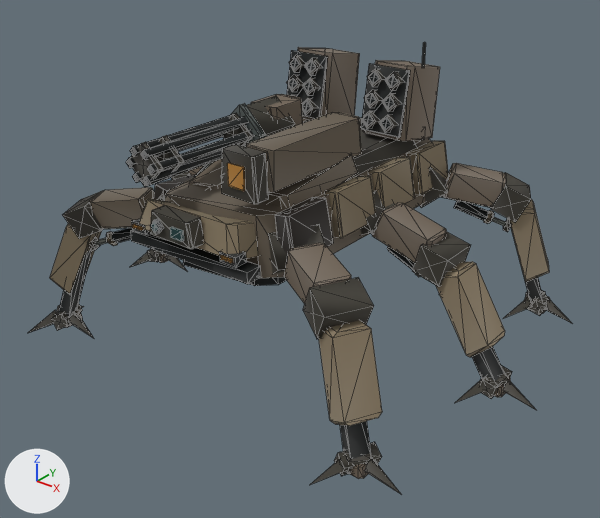
The glTF model assets/ridgeback-mech/derived/meshopt/mx06_d2_lod2.meshopt.glb as it was, and as the next commit left it.
One viewpoint serves both versions: a camera (50 mm lens) standing at (6.4, -8.13, 5.95) and looking at (0.22, -0.4, 1.16). The lights are fixed; the arrows at lower left show +X, +Y and +Z. The first picture is the older version. Mesh edges are drawn as thin lines. Where no turn or scale is listed for an object, it has been applied to the vertices. Vertices at exactly the same position are counted once.

The first picture shows 'MX06_STATIC'.
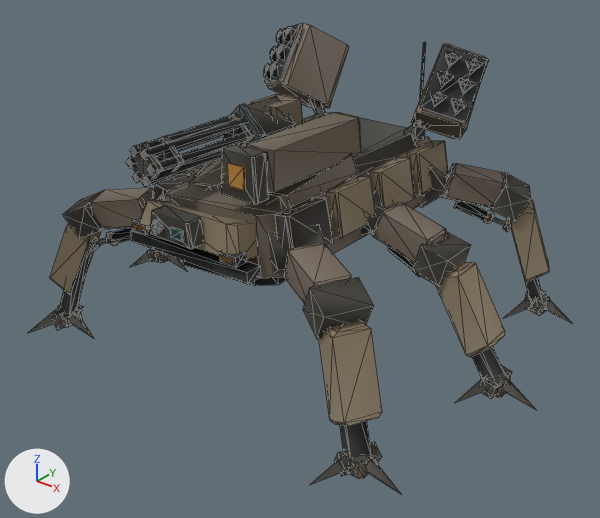
What changed in the scene script:
```text
Change me_mesh_0:
    remove me_mesh_0.from_pydata(...)  # 1830 vertices, 2964 faces; spans x -3.23..3.51, y -2.72..2.72, z 0.0..3.8
    add me_mesh_0.from_pydata(...)  # 1846 vertices, 2980 faces; spans x -3.23..3.51, y -2.72..2.72, z 0.0..3.81
    me_mesh_0 part 1: the loose piece of 10 vertices spanning x 0.43..0.59, y 0.63..0.67, z 2.78..2.95 is turned -79 degrees about the x axis through its middle and scaled by 1.68, then moved by (-0.51, -0.65, -1.54)
    me_mesh_0 part 2: the loose piece of 16 vertices spanning x -1.0..-0.31, y 0.75..1.74, z 2.49..3.56 is multiplied about its middle by the matrix ((0.866, 0.492, -0.09), (-0.418, 0.811, 0.409), (0.274, -0.317, 0.908)), then moved by (-0.53, 0.3, 0.12)
    me_mesh_0 part 3: the loose piece of 8 vertices spanning x -0.95..-0.35, y 0.72..0.91, z 2.69..3.53 is multiplied about its middle by the matrix ((0.866, 0.492, -0.09), (-0.418, 0.811, 0.409), (0.274, -0.317, 0.908)), then moved by (-0.76, 0.42, 0.25)
    me_mesh_0 part 4: the loose piece of 10 vertices spanning x -0.87..-0.71, y 0.68..0.72, z 3.04..3.21 is multiplied about its middle by the matrix ((0.866, 0.492, -0.09), (-0.418, 0.811, 0.409), (0.274, -0.317, 0.908)), then moved by (-0.79, 0.36, 0.02)
    me_mesh_0 part 5: the loose piece of 10 vertices spanning x -0.87..-0.71, y 0.73..0.77, z 3.31..3.48 is multiplied about its middle by the matrix ((0.866, 0.492, -0.09), (-0.418, 0.811, 0.409), (0.274, -0.317, 0.908)), then moved by (-0.55, 0.2, -0.17)
    me_mesh_0 part 6: the loose piece of 10 vertices spanning x -0.59..-0.43, y 0.73..0.77, z 3.31..3.48 is multiplied about its middle by the matrix ((0.866, 0.492, -0.09), (-0.418, 0.811, 0.409), (0.274, -0.317, 0.908)), then moved by (-1.07, 0.46, -0.02)
    me_mesh_0 part 7: the loose piece of 10 vertices spanning x -0.59..-0.43, y 0.68..0.72, z 3.04..3.21 is multiplied about its middle by the matrix ((0.866, 0.492, -0.09), (-0.418, 0.811, 0.409), (0.274, -0.317, 0.908)), then moved by (-0.83, 0.39, 0.33)
    me_mesh_0 part 8: the loose piece of 16 vertices spanning x 0.31..1.0, y 0.75..1.74, z 2.49..3.56 is multiplied about its middle by the matrix ((0.866, -0.492, 0.09), (0.418, 0.811, 0.409), (-0.274, -0.317, 0.908)), then moved by (0.53, 0.3, 0.12)
    me_mesh_0 part 9: the loose piece of 8 vertices spanning x 0.35..0.95, y 0.72..0.91, z 2.69..3.53 is multiplied about its middle by the matrix ((0.866, -0.492, 0.09), (0.418, 0.811, 0.409), (-0.274, -0.317, 0.908)), then moved by (0.76, 0.42, 0.25)
    me_mesh_0 part 10: the loose piece of 10 vertices spanning x 0.71..0.87, y 0.68..0.72, z 3.04..3.21 is multiplied about its middle by the matrix ((0.866, -0.492, 0.09), (0.418, 0.811, 0.409), (-0.274, -0.317, 0.908)), then moved by (0.55, 0.24, 0.1)
    me_mesh_0 part 11: the loose piece of 10 vertices spanning x 0.71..0.87, y 0.73..0.77, z 3.31..3.48 is multiplied about its middle by the matrix ((0.866, -0.492, 0.09), (0.418, 0.811, 0.409), (-0.274, -0.317, 0.908)), then moved by (0.79, 0.31, -0.24)
    me_mesh_0 part 12: the loose piece of 10 vertices spanning x 0.43..0.59, y 0.73..0.77, z 3.31..3.48 is multiplied about its middle by the matrix ((0.866, -0.492, 0.09), (0.418, 0.811, 0.409), (-0.274, -0.317, 0.908)), then moved by (0.83, 0.34, 0.06)
    me_mesh_0 part 13: the loose piece of 10 vertices spanning x 0.43..0.59, y 0.68..0.72, z 3.04..3.21 is multiplied about its middle by the matrix ((0.866, -0.492, 0.09), (0.418, 0.811, 0.409), (-0.274, -0.317, 0.908)), then moved by (1.07, 0.51, 0.25)
    me_mesh_0 part 14: the loose piece of 10 vertices spanning x 0.71..0.87, y 0.63..0.67, z 2.78..2.95 is multiplied about its middle by the matrix ((0.866, -0.492, 0.09), (0.418, 0.811, 0.409), (-0.274, -0.317, 0.908)), then moved by (0.55, 0.59, 0.82)
    me_mesh_0 part 15: 13 loose pieces with 130 vertices, spanning x -0.91..0.91, y 0.63..0.89, z 2.73..3.51, are deleted
    me_mesh_0 part 16: 68 vertices added at x -1.67..-0.66, y 0.88..1.53, z 2.46..3.75
    me_mesh_0 part 17: 68 vertices added at x 0.66..1.67, y 0.88..1.53, z 2.46..3.75
    other edits to the shape of me_mesh_0 do not show in these pictures
```

Location of each change, (x1, y1, x2, y2) in pixels of the pictures (600 x 518 px; the box of a moved part takes in the faces that stretch with it):
'MX06_STATIC', reshaped
    before: (28, 42, 572, 495)
    after: (28, 23, 572, 495)
part 1 of me_mesh_0, moved or reshaped (not visible afterwards)
    before: (363, 114, 373, 126)
part 2 of me_mesh_0, moved or reshaped
    before: (298, 47, 360, 121)
    after: (267, 23, 349, 108)
part 3 of me_mesh_0, moved or reshaped
    before: (287, 50, 328, 119)
    after: (264, 24, 303, 83)
part 4 of me_mesh_0, moved or reshaped
    before: (288, 77, 297, 89)
    after: (264, 63, 269, 74)
part 5 of me_mesh_0, moved or reshaped
    before: (290, 57, 300, 70)
    after: (271, 62, 276, 73)
part 6 of me_mesh_0, moved or reshaped
    before: (306, 60, 316, 73)
    after: (270, 46, 275, 57)
part 7 of me_mesh_0, moved or reshaped
    before: (304, 80, 314, 92)
    after: (277, 44, 283, 55)
part 8 of me_mesh_0, moved or reshaped
    before: (363, 60, 440, 141)
    after: (411, 44, 487, 139)
part 9 of me_mesh_0, moved or reshaped
    before: (361, 64, 410, 138)
    after: (420, 44, 489, 123)
part 10 of me_mesh_0, moved or reshaped
    before: (383, 96, 395, 109)
    after: (431, 92, 444, 104)
part 11 of me_mesh_0, moved or reshaped
    before: (387, 74, 398, 88)
    after: (452, 99, 465, 112)
part 12 of me_mesh_0, moved or reshaped
    before: (368, 71, 379, 84)
    after: (438, 72, 451, 84)
part 13 of me_mesh_0, moved or reshaped
    before: (366, 92, 376, 105)
    after: (460, 79, 472, 91)
part 14 of me_mesh_0, moved or reshaped
    before: (380, 117, 392, 130)
    after: (446, 51, 458, 64)
part 15 of me_mesh_0, deleted
    before: (287, 55, 404, 133)
part 16 of me_mesh_0, added
    after: (264, 27, 326, 115)
part 17 of me_mesh_0, added
    after: (404, 51, 482, 139)
